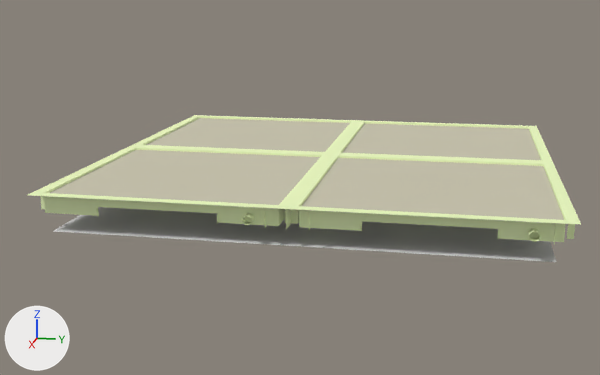
Two versions of the Blender file models/static_panel/static_glass_flat.blend, one commit apart.
Both versions are drawn from a 50 mm lens placed at (241.8, 38.8, 49.6), pointed at (3.1, -8.9, -10.1). Every picture has the same lights, and +X, +Y and +Z are marked at lower left.

In view in the first picture: 'static_glass_flat_trimmed_ref'.
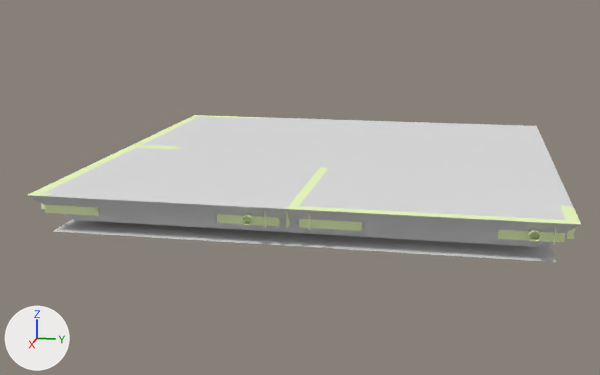
Changed parts and their boxes [x1, y1, x2, y2] in the pictures (600 x 375 px):
'static_glass_flat_phy', added
    after: [27, 116, 580, 247]
'static_glass_flat_trimmed_ref', unchanged, covered by the edit
    both: [28, 115, 581, 262]

The change, as a list of edits to the scene's bpy script:
```text
Add me_cube:
    me_cube.from_pydata([(-56.0, -56.0, -8.0), (-64.0, -64.0, 0.0), (-56.0, 56.0, -8.0), (-64.0, 64.0, 0.0), (56.0, -56.0, -8.0), (64.0, -64.0, 0.0), (56.0, 56.0, -8.0), (64.0, 64.0, 0.0)], [], [(0, 1, 3, 2), (2, 3, 7, 6), (6, 7, 5, 4), (4, 5, 1, 0), (2, 6, 4, 0), (7, 3, 1, 5)])
    for i in [0, 1, 3, 4]: me_cube.polygons[i].use_smooth = True
Add ob_static_glass_flat_phy:
    ob_static_glass_flat_phy = bpy.data.objects.new('static_glass_flat_phy', me_cube)
    ob_static_glass_flat_phy.location = (0.0, 0.0, 0.0)
```
